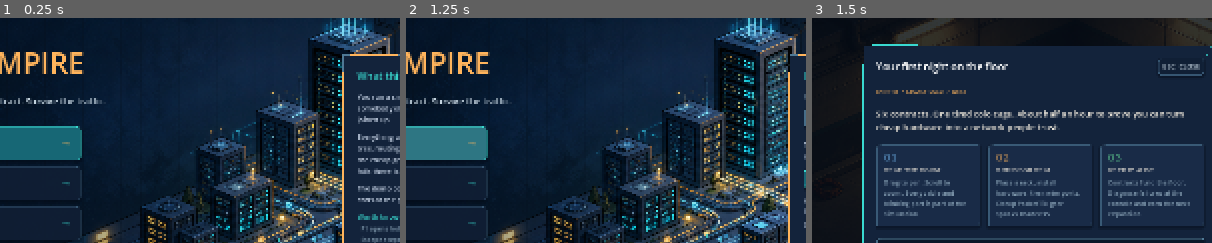
Above: before the commit, frames 1-3 (left to right).
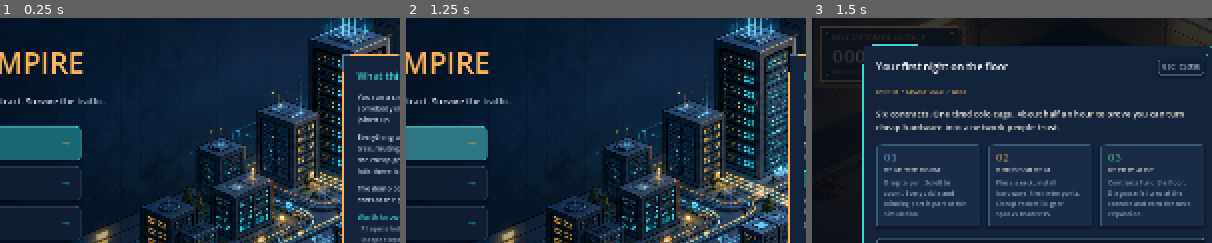
Above: after the commit, the same moments.

Repository: alukacs03/packet-empire
Game: Godot game, scene res://scenes/main.tscn
The game is run twice, just before and just after one commit, with the same random seed, the same clock (stepped at 60 frames per second) and the same inputs.
Inputs (mouse positions are % of the whole screen's width and height, from its top left):
- Up to frame 1 (0.25 s): no input
- Up to frame 2 (1.25 s): click (17, 41) at 0.52 s
- Up to frame 3 (1.5 s): click "Start the demo" at 1.25 s
The pictures show only the part of the screen within x 21-71%, y 13-63%; the shares and areas given below are measured in that part.

Frames 1-2 are identical in both runs. In frame 3, 1.6% of the frame differs, in the area x 2-37%, y 3-29%.

Commit message:
Add a physical customer outage streak sign (#268)

Diff:
--- a/scripts/floor.gd
+++ b/scripts/floor.gd
@@ -25,6 +25,7 @@
 	var progress := float(Game.stage) / maxf(float(Game.STAGES.size() - 1), 1.0)
 	var facility_accent := UIW.colour("warm").lerp(UIW.colour("accent"), progress)
 	_draw_room_atmosphere(grid)
+	_draw_reliability_sign(progress)
 	# The room is a raised, lit platform instead of a black void. The lower lip
 	# and cast shadow make the buildable area read as a tangible toy-board.
 	var deck := PackedVector2Array([
@@ -144,3 +145,36 @@
 				var a := TAU * float(k) / 24.0
 				glow.append(center + Vector2(cos(a) * radius_x, sin(a) * radius_y))
 			draw_colored_polygon(glow, Color(light_col, (0.010 + instability * 0.012) * fade))
+
+func _draw_reliability_sign(progress: float) -> void:
+	## A cheap wall-mounted counter that becomes part of the room's emotional
+	## weather. It is deliberately not a HUD stat: the team has to walk past it.
+	var rect := Rect2(-286, -136, 174, 70)
+	var accent := UIW.colour("warm").lerp(UIW.colour("accent"), progress)
+	var active := Game.customer_outage_active
+	if active:
+		accent = Color("ff5b50")
+	var clock := Time.get_ticks_msec() / 1000.0
+	var pulse := 0.42 + 0.14 * sin(clock * 8.0) if active else 0.20
+	# Warm bloom against the old concrete; the upgraded sign becomes a tighter,
+	# cooler lightbox as the facility matures.
+	draw_rect(rect.grow(10), Color(accent, pulse * (1.0 - progress * 0.45)))
+	draw_rect(Rect2(rect.position + Vector2(4, 5), rect.size), Color(0.01, 0.015, 0.02, 0.58))
+	draw_rect(rect, Color("211d1a").lerp(Color("0b1b2b"), progress))
+	draw_rect(Rect2(rect.position, Vector2(rect.size.x, 4)), accent)
+	draw_rect(rect, Color(accent, 0.68), false, 1.2)
+	# Slightly overbuilt corner fasteners sell it as an object bolted to the wall.
+	for screw in [rect.position + Vector2(7, 9), Vector2(rect.end.x - 7, rect.position.y + 9),
+		Vector2(rect.position.x + 7, rect.end.y - 7), rect.end - Vector2(7, 7)]:
+		draw_circle(screw, 1.8, Color("9b8872").lerp(Color("8eb8c9"), progress))
+	var title := "CUSTOMER OUTAGE ACTIVE" if active else "NO CUSTOMER OUTAGE"
+	draw_string(UIW.mono_font(), rect.position + Vector2(14, 19), title,
+		HORIZONTAL_ALIGNMENT_LEFT, rect.size.x - 28, 9, accent)
+	var streak := 0 if active else Game.cycles_since_customer_outage()
+	draw_string(UIW.mono_font(), rect.position + Vector2(14, 47), "%03d" % streak,
+		HORIZONTAL_ALIGNMENT_LEFT, 72, 23, UIW.colour("text_strong"))
+	draw_string(UIW.mono_font(), rect.position + Vector2(94, 45), "CYCLES",
+		HORIZONTAL_ALIGNMENT_LEFT, 64, 13, UIW.colour("text_strong"))
+	draw_string(UIW.mono_font(), rect.position + Vector2(14, 61), "BEST %03d  ·  LIVE CUSTOMERS" \
+		% Game.best_outage_streak, HORIZONTAL_ALIGNMENT_LEFT, rect.size.x - 28, 7,
+		UIW.colour("muted"))
--- a/scripts/game.gd
+++ b/scripts/game.gd
@@ -97,6 +97,9 @@
 var debt := 0  # bank loan principal
 var stats := {"earned": 0, "incidents": 0, "faults": 0, "contracts": 0, "deals": 0}
 var achievements: Array = []  # ids already earned
+var last_customer_outage_cycle := 0
+var best_outage_streak := 0
+var customer_outage_active := false
 
 const ACHIEVEMENTS := [
 	{"id": "first_light", "name": "First light", "how": "Complete your first contract."},
@@ -2460,6 +2463,7 @@
 		cycle += 1  # time passes, but nothing is billed and nothing breaks
 		return
 	cycle += 1
+	var customer_outage_now := false
 	var earned := 0
 	last_pl = {}
 	var incidents := _security_sweep()
@@ -2502,6 +2506,8 @@
 		if sla_status.get(c["id"], true) and not ok:
 			log_event("SLA BREACH: '%s' (%s) is down: fees suspended." % [c["title"], c["customer"]])
 		sla_status[c["id"]] = ok
+		if not ok:
+			customer_outage_now = true
 		if ok:
 			var fee: int = int(c["reward"]) / 10
 			last_pl["service fees"] = int(last_pl.get("service fees", 0)) + fee
@@ -2594,6 +2600,10 @@
 		else:
 			deal["hijacked"] = false
 		if deal["healthy"]:
+			deal["ever_healthy"] = true
+		elif bool(deal.get("ever_healthy", false)) and not deal.has("renewal"):
+			customer_outage_now = true
+		if deal["healthy"]:
 			var used := _deal_path_links(deal)
 			deal_links[deal["id"]] = used
 			# traffic follows the working day: quiet at night, heaviest at noon
@@ -2659,6 +2669,7 @@
 		# having it: it goes out as an invoice on the customer's terms
 		raise_invoice(deal, paid)
 		reputation = mini(100, reputation + 1)
+	_update_reliability_streak(customer_outage_now)
 	for offer in offers.duplicate():
 		if not (offer is Dictionary) or not offer.has("ttl"):
 			offers.erase(offer)  # defensive: drop malformed offers
@@ -2716,6 +2727,35 @@
 	if cycle % 5 == 0:
 		save_game()
 
+func cycles_since_customer_outage() -> int:
+	## A streak starts at founding and resets only when an established live
+	## customer service is actually unavailable. Alerts and congestion do not.
+	return 0 if customer_outage_active else maxi(0, cycle - last_customer_outage_cycle)
+
+func _update_reliability_streak(outage_now: bool) -> void:
+	var current := cycles_since_customer_outage()
+	if outage_now and not customer_outage_active:
+		best_outage_streak = maxi(best_outage_streak, current)
+		last_customer_outage_cycle = cycle
+		customer_outage_active = true
+		for member: Dictionary in staff:
+			member["morale"] = maxi(0, int(member.get("morale", 70)) - 3)
+		log_event("FLOOR SIGN: customer outage. The %d-cycle reliability streak is over." % current)
+		Sfx.play("alert")
+	elif outage_now:
+		last_customer_outage_cycle = cycle  # an active outage keeps the counter at zero
+	elif not outage_now:
+		var recovered := customer_outage_active
+		customer_outage_active = false
+		best_outage_streak = maxi(best_outage_streak, cycles_since_customer_outage())
+		if recovered:
+			log_event("FLOOR SIGN: customer service restored. The counter is moving again.")
+		# A long quiet run becomes a small shared source of pride, not an
+		# exploitable morale engine: one point at sparse ten-cycle milestones.
+		if cycle > 0 and cycle % 10 == 0 and cycles_since_customer_outage() >= 10:
+			for member: Dictionary in staff:
+				member["morale"] = mini(100, int(member.get("morale", 70)) + 1)
+
 # ---------- money ----------
 
 func try_spend(amount: int) -> bool:
@@ -3086,6 +3126,9 @@
 		link_data.append([l.a.dev.name, l.a.name, l.b.dev.name, l.b.name])
 	return {"money": money, "stage": stage, "cycle": cycle,
 		"company_name": company_name, "demo": demo,
+		"last_customer_outage_cycle": last_customer_outage_cycle,
+		"best_outage_streak": best_outage_streak,
+		"customer_outage_active": customer_outage_active,
 		"feeds": feeds, "feed_out_until": feed_out_until, "ups": ups,
 		"carrier_outage": carrier_outage, "hijacks": hijacks,
 		"transit_samples": transit_samples, "ixp": ixp, "playbooks": playbooks,
@@ -3401,6 +3444,9 @@
 	stage = int(data.get("stage", 0))
 	offers = data.get("offers", [])
 	cycle = int(data.get("cycle", 0))
+	last_customer_outage_cycle = int(data.get("last_customer_outage_cycle", 0))
+	best_outage_streak = int(data.get("best_outage_streak", 0))
+	customer_outage_active = bool(data.get("customer_outage_active", false))
 	reputation = int(data.get("reputation", 50))
 	difficulty = int(data.get("difficulty", 1))
 	achievements = data.get("achievements", [])
--- a/scripts/pedia.gd
+++ b/scripts/pedia.gd
@@ -75,4 +75,5 @@
 	["The people are the operation", "Everything in this game that fixes itself is fixed by somebody, and that somebody ha …(1260 unchanged characters)…
 	["The meter and the tax return", "Two costs behave differently from everything else you pay, and both reward paying at …(1182 unchanged characters)…
 	["How the bigger work actually arrives", "Small customers turn up with a requirement and a price in mind, and the whol …(1143 unchanged characters)…
+	["The reliability counter", "The wall sign counts cycles since the last real customer outage. It is intentionally narrower than the alert count: a failed monitor, a disabled unused port, congestion, or an undelivered new installation does not reset it. An established live customer service becoming unavailable does.\n\nThe counter stays at zero while any customer outage is active and begins moving again when service is restored. BEST remembers the longest completed or current streak, so a reset hurts without erasing what the team achieved. Long quiet runs give staff a little pride; watching a good number fall does the opposite."],
 ]
--- a/scripts/test_sim.gd
+++ b/scripts/test_sim.gd
@@ -567,6 +567,28 @@
 	check(Game.sla_status.values().has(false), "sla: breach is flagged for the UI")
 	a3.ifaces[0].enabled = true
 	Game.topology_changed.emit()
+	# The physical floor counter is stricter than an alert counter: it records
+	# customer impact, holds at zero through an active outage, then resumes.
+	var streak_cycle := Game.cycle
+	Game.last_customer_outage_cycle = Game.cycle - 7
+	Game.best_outage_streak = 3
+	Game.customer_outage_active = false
+	Game._update_reliability_streak(true)
+	check(Game.customer_outage_active and Game.best_outage_streak == 7 \
+		and Game.cycles_since_customer_outage() == 0,
+		"reliability sign: a customer outage resets the current streak and preserves the best")
+	Game.cycle += 1
+	Game._update_reliability_streak(true)
+	check(Game.cycles_since_customer_outage() == 0,
+		"reliability sign: the counter stays at zero while the outage remains active")
+	Game.cycle += 1
+	Game._update_reliability_streak(false)
+	check(Game.cycles_since_customer_outage() == 1,
+		"reliability sign: the counter resumes after customer service is restored")
+	Game.cycle = streak_cycle
+	Game.last_customer_outage_cycle = 0
+	Game.best_outage_streak = 0
+	Game.customer_outage_active = false
 
 	# --- firewall ACLs ---
 	var r3 := Game.add_rack(Vector2i(1, 0))
--- a/scripts/world.gd
+++ b/scripts/world.gd
@@ -97,7 +97,12 @@
 		["floor", func() -> void:
 			title.visible = false
 			ui.visible = true],
-		["welcome", func() -> void: ui.show_welcome()],
+		["floor_outage", func() -> void:
+			Game.customer_outage_active = true
+			Game.last_customer_outage_cycle = Game.cycle],
+		["welcome", func() -> void:
+			Game.customer_outage_active = false
+			ui.show_welcome()],
 		["rack", func() -> void:
 			ui.welcome_overlay.visible = false
 			ui.open_rack(r)],
